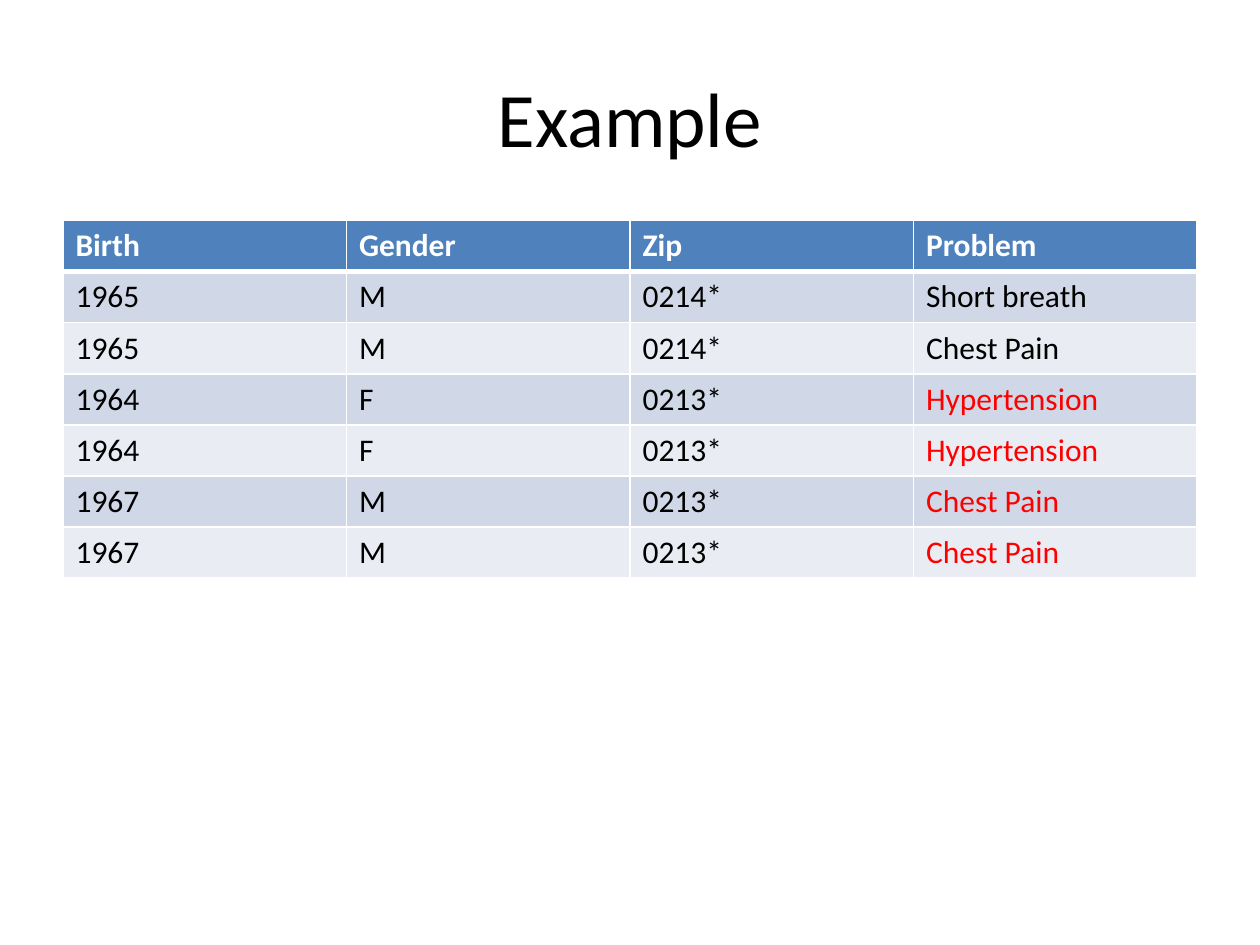
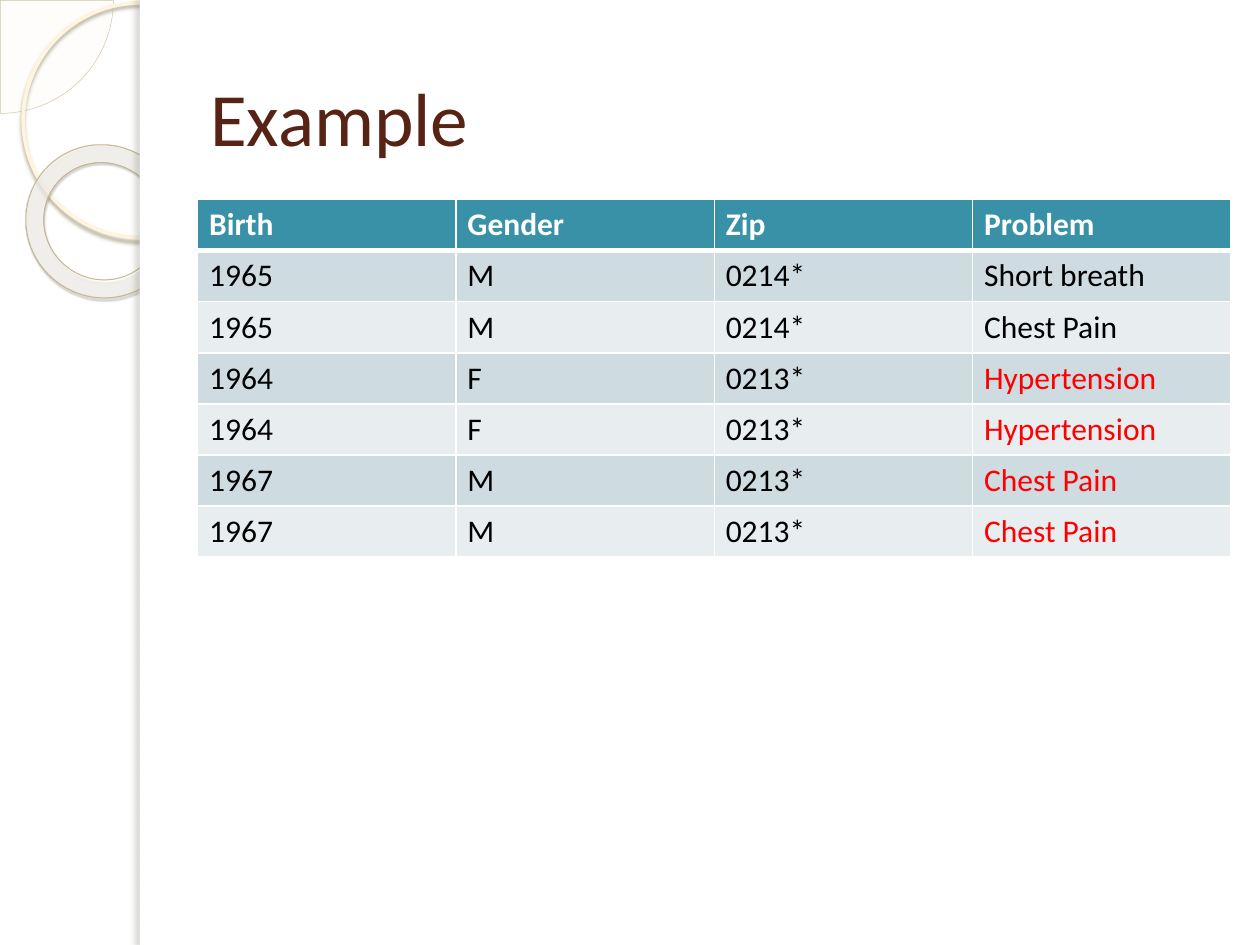
Before and after one commit to jayvelasco1990/big-data, a slide deck: slide 16 of Final Project/draft_presentation.pptx. Drawn at 1260x945 pixels with LibreOffice and Linux fonts; fonts in the diff are those of the drawing; background and template pictures are left out. Boxes give left, top, right and bottom in pixels: in the first picture for what was removed or moved away, otherwise in the second. Text is boxed around its words. In the diff, an @@ line names an element or a change of style, - is before the commit and + after.

```diff
--- a/Final Project/draft_presentation.pptx
+++ b/Final Project/draft_presentation.pptx
@@ pie slice (boxed as its full ellipse) added at (0,0,113,113), fill #FEFAF4 at 33% opacity, outline #D3C39F 0.25 pt @@
@@ ellipse added at (23,3,257,237), outline #FFF5DE 2.15 pt @@
@@ rectangle added at (140,0,1260,945), fill #FFFFFF @@
@@ rectangle added at (140,0,150,945), fill #FFFFFF @@
@@ title "Example": place and size @@
-title "Example" at (498,93,762,160)
+title "Example" at (210,93,468,158)
@@ title "Example" at (210,93,468,158): size 44 to 43 pt, text colour #000000 to #572314; alignment centre to left @@
@@ donut added at (0,113,211,329), fill gradient #FFFCF6 to #FFFEFB to #F0D28E, outline #C7B893 0.58 pt @@
@@ table at (198,199,1231,557) @@
@@ fill #4F81BD to #3891A7 in row 1 @@
@@ fill #D0D8E8 to #CEDCE1 in 12 cells @@
@@ fill #E9EDF4 to #E8EEF1 in 12 cells @@
@@ table: place and size @@
-table at (63,220,1197,578)
+table at (198,199,1231,557)
```
Also in this commit, not shown: 51 other slides changed, 3 other files.
